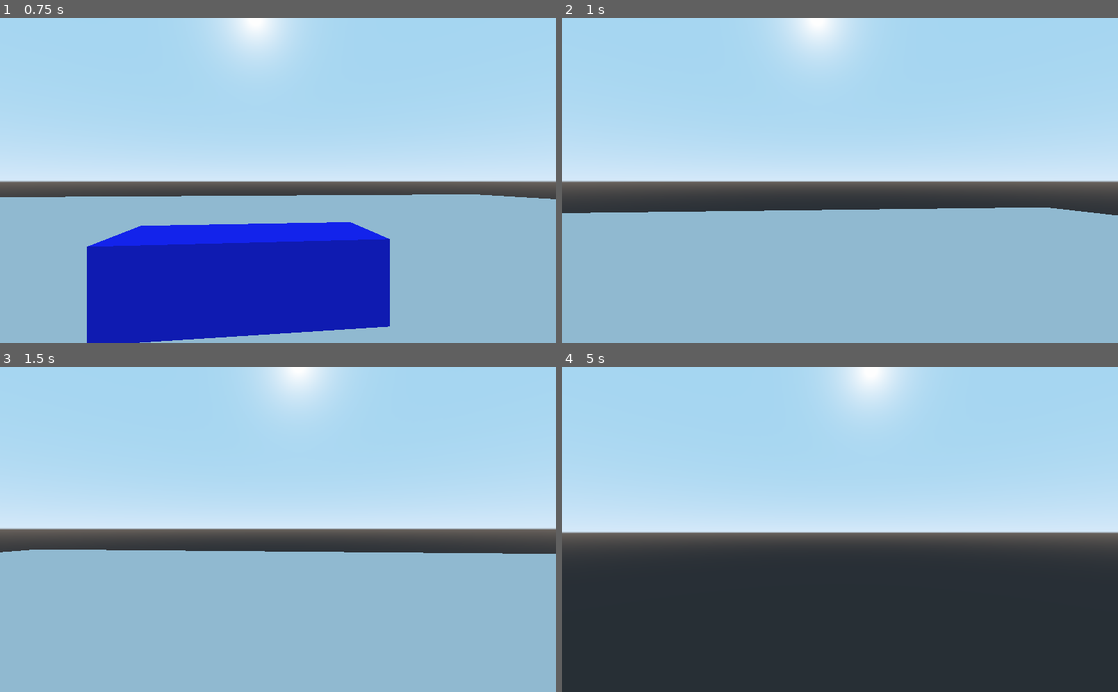
Above: before the commit, frames 1-4 (two rows, left to right).
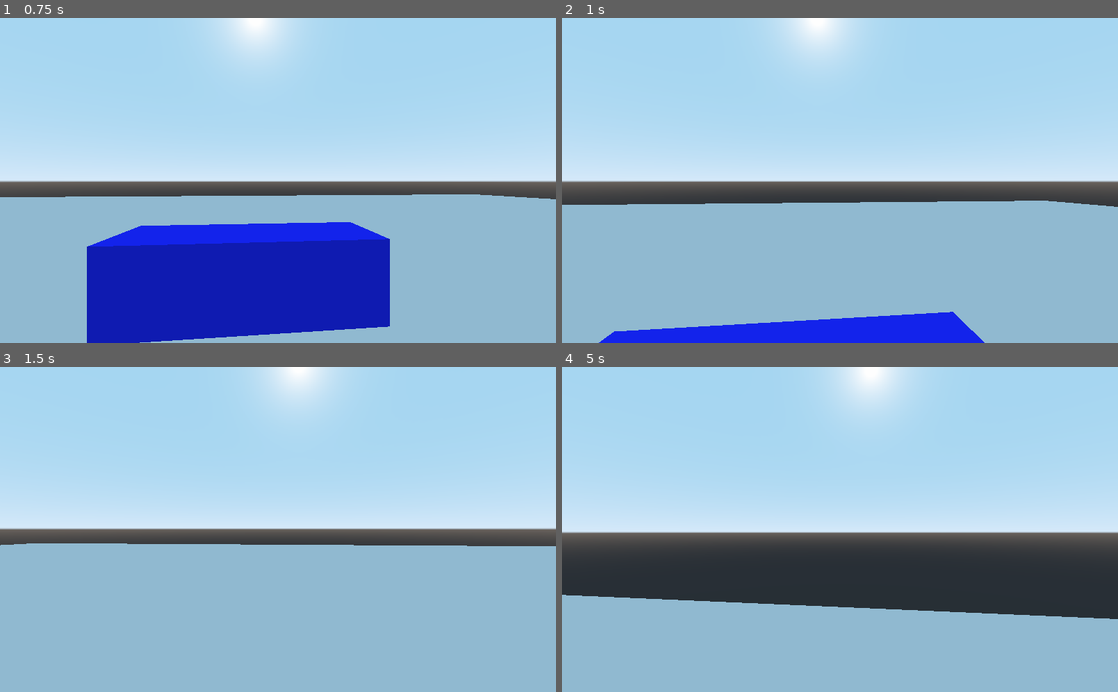
Above: after the commit, the same moments.

Repository: Skyvastern/fps-tutorial
Game: Godot game, scene res://scene/world/world.tscn
Same seed, same stepped clock (60 frames per second), same inputs: the game is played once before the commit and once after it.
Inputs (mouse positions are in pixels of both pictures, inside the frame that each line leads up to):
- Up to frame 1 (0.75 s): tap Enter at 0.5 s; move the mouse to (305, 180) at 0.52 s; hold W (forward) from 0.53 s (still down); tap Space (jump) at 0.6 s
- Up to frame 2 (1 s): keep holding W (forward); tap Space (jump) at 0.77 s
- Up to frame 3 (1.5 s): keep holding W (forward); tap Space (jump) at 1.07 s; move the mouse to (250, 529) at 1.27 s; tap Shift (sprint) at 1.35 s
- Up to frame 4 (5 s): keep holding W (forward); tap Space (jump) at 1.52, 1.55, 1.82, 2.1, 3.02, 3.05, 3.32, 3.6, 3.77, 4.07, 4.52, 4.55, 4.82 s; move the mouse to (851, 523) at 2.02 s; move the mouse to (834, 536) at 2.77 s; tap Shift (sprint) at 2.85, 4.35 s; move the mouse to (878, 532) at 3.52 s; move the mouse to (795, 526) at 4.27 s

Frame 1 is identical in both runs. In frame 2, 6.6% of the frame differs, in the area x 0-100%, y 56-100%; in frame 3, 2.1%; in frame 4, 26%, in the area x 0-100%, y 70-100%.

Commit message:
Made the code a bit better
I think assigning jump_counter as an integer is a bad idea and it's better to use boolean, either way none of these cause a flying bug.

Diff:
--- a/Part 1/Tutorial 2 p1/scene/player/player.gd
+++ b/Part 1/Tutorial 2 p1/scene/player/player.gd
@@ -16,7 +16,7 @@
 # Jump
 const GRAVITY = -40.0
 const JUMP_SPEED = 15
-var jump_counter = 0
+var jump_counter = false
 const AIR_ACCEL = 9.0
 
 
@@ -52,11 +52,11 @@
 	velocity.y += GRAVITY * delta
 
 	if is_on_floor():
-		jump_counter = 0
+		jump_counter = false
 
 	# Jump
-	if Input.is_action_just_pressed("jump") and jump_counter < 2:
-		jump_counter += 1
+	if Input.is_action_just_pressed("jump") and not jump_counter:
+		jump_counter = true
 		velocity.y = JUMP_SPEED
 
 	# Set speed and target velocity
